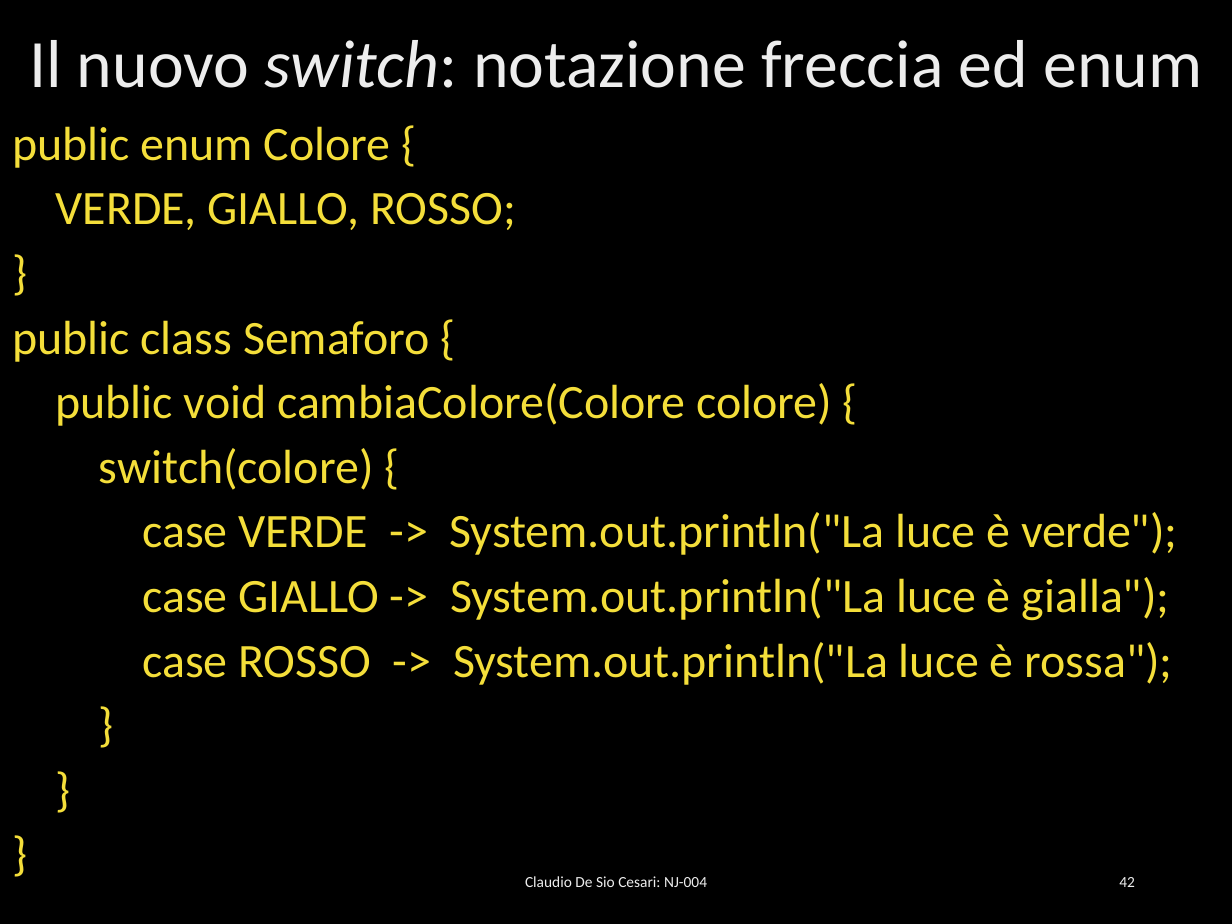
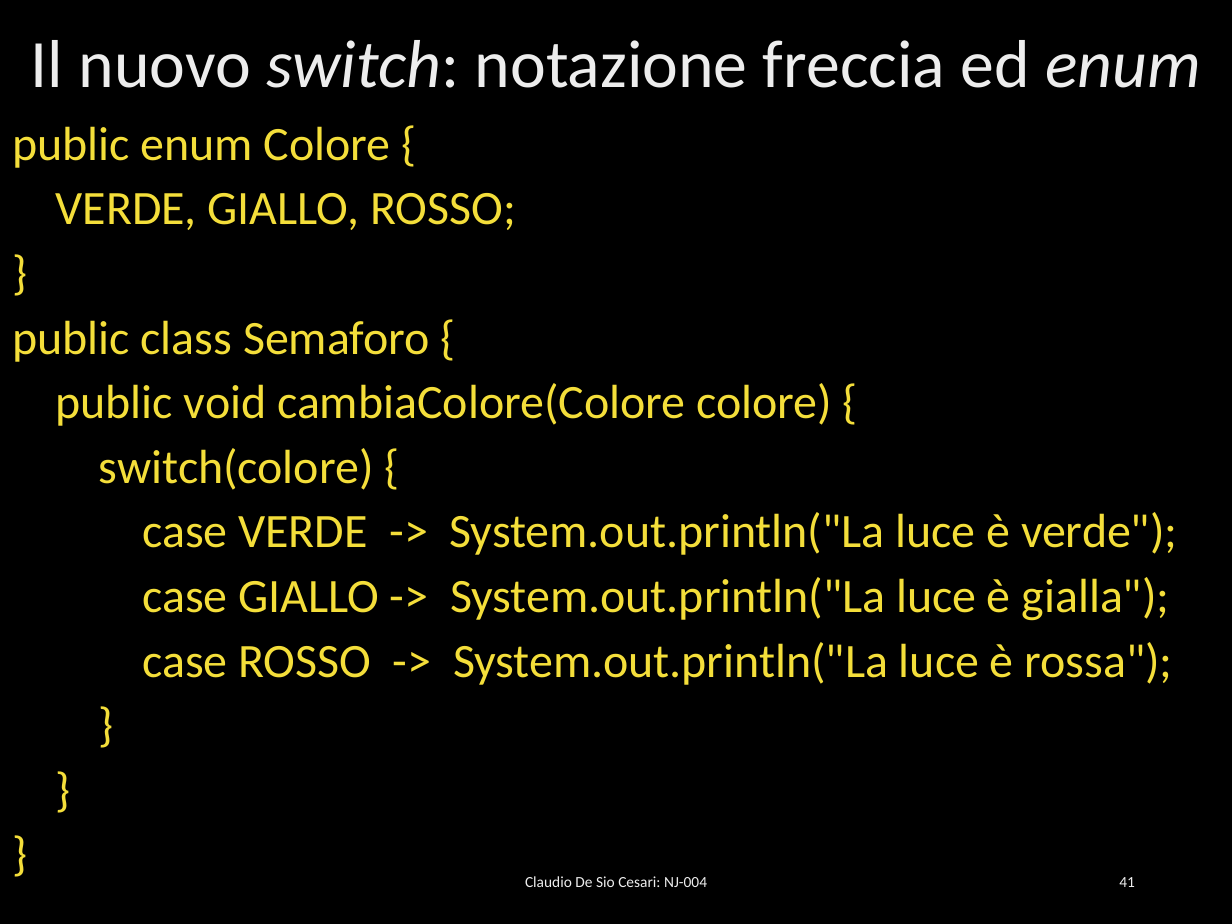
Before and after one commit to desioc/IlNuovoJavaSlides, a slide deck: slide 41 of NJ-004 - Operatori e gestione del flusso di esecuzione.pptx (slide 42 before the commit). Drawn at 1232x924 pixels with LibreOffice and Linux fonts; fonts in the diff are those of the drawing; background and template pictures are left out. Boxes give left, top, right and bottom in pixels: in the first picture for what was removed or moved away, otherwise in the second. Text is boxed around its words. In the diff, an @@ line names an element or a change of style, - is before the commit and + after.

```diff
--- a/NJ-004 - Operatori e gestione del flusso di esecuzione.pptx
+++ b/NJ-004 - Operatori e gestione del flusso di esecuzione.pptx
@@ title "Il nuovo switch: notazione freccia ..." at [31,40,1202,88]: italic on in "enum" @@
@@ page number at [1119,877,1135,887]: text changed @@
-42
+41
```
Also in this commit, not shown: 30 other slides changed, 3 slides removed, 3 other files.
